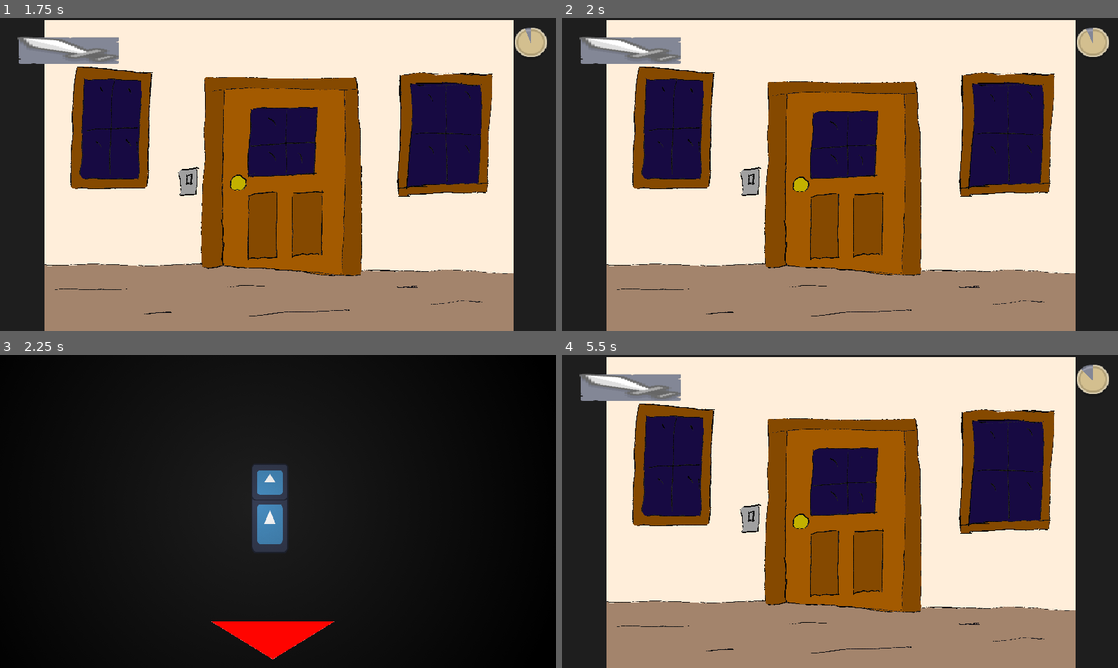
Above: before the commit, frames 1-4 (two rows, left to right).
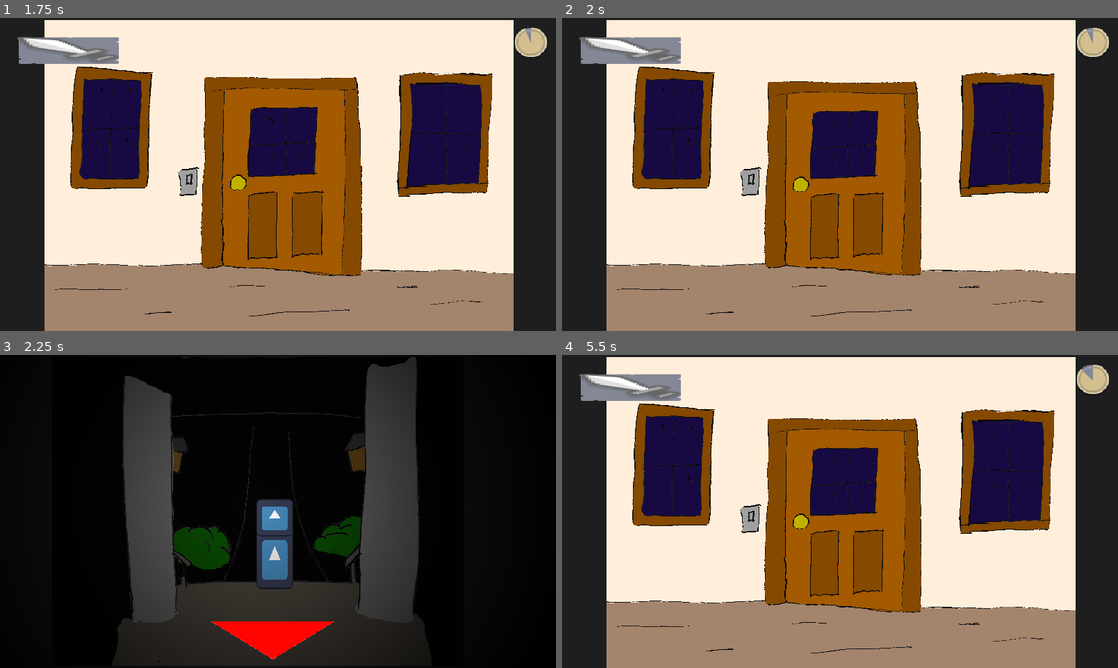
Above: after the commit, the same moments.

Repository: jaakop/TrickOrTrap
Game: Godot game, scene res://scenes/main_scene/main_scene.tscn
The game is run twice, just before and just after one commit, with the same random seed, the same clock (stepped at 60 frames per second) and the same inputs. The engine's default icon, where the game draws it, is replaced by a stand-in: a white triangle on a blue panel in a dark square.
Inputs (mouse positions are in pixels of both pictures, inside the frame that each line leads up to):
- Up to frame 1 (1.75 s): click (283, 146) at 0.5 s; click (239, 183) at 1.25 s
- Up to frame 2 (2 s): no input
- Up to frame 3 (2.25 s): click (283, 483) at 2 s
- Up to frame 4 (5.5 s): tap Enter at 2.75 s; click (834, 642) at 3.5 s; click (801, 520) at 4.25 s; click (845, 483) at 5 s

Frames 1-2 are identical in both runs. In frame 3, 23% of the frame differs, in the area x 22-76%, y 0-96%; in frame 4, nothing differs.

Commit message:
Added character view art

Diff:
--- a/scenes/character/character_view.tscn
+++ b/scenes/character/character_view.tscn
@@ -1,9 +1,10 @@
-[gd_scene load_steps=7 format=3 uid="uid://dyj4ker85ibv5"]
+[gd_scene load_steps=8 format=3 uid="uid://dyj4ker85ibv5"]
 
 [ext_resource type="Script" path="res://scenes/character/character_view.gd" id="1_1ufy7"]
 [ext_resource type="Texture2D" uid="uid://wrh5eyy45tyi" path="res://icon.svg" id="2_xq4cj"]
 [ext_resource type="Texture2D" uid="uid://r204654hsau5" path="res://g7.png" id="3_eh4rk"]
 [ext_resource type="Texture2D" uid="uid://dvx8eef3l0y2i" path="res://Peephole.png" id="3_fhha3"]
+[ext_resource type="Texture2D" uid="uid://bvwy11i31rc5b" path="res://assets/sprites/porch.png" id="4_8ljm5"]
 [ext_resource type="Texture2D" uid="uid://eufldexus7oa" path="res://arrow.png" id="4_xahix"]
 [ext_resource type="Script" path="res://scenes/character/BackButton.gd" id="5_56ek1"]
 
@@ -20,8 +21,17 @@
 evilHeads = Array[Texture2D]([ExtResource("3_eh4rk")])
 evilBodies = Array[Texture2D]([ExtResource("3_eh4rk")])
 
+[node name="Background" type="TextureRect" parent="."]
+layout_mode = 0
+offset_left = 180.0
+offset_top = 7.0
+offset_right = 1600.0
+offset_bottom = 1073.0
+texture = ExtResource("4_8ljm5")
+expand_mode = 1
+
 [node name="Character" type="Node2D" parent="."]
-position = Vector2(932, 540)
+position = Vector2(949, 664)
 
 [node name="Head" type="Sprite2D" parent="Character"]
 position = Vector2(0, 40.5)
Binary file added: assets/sprites/porch.png
Not shown, added: assets/sprites/porch.png.import
